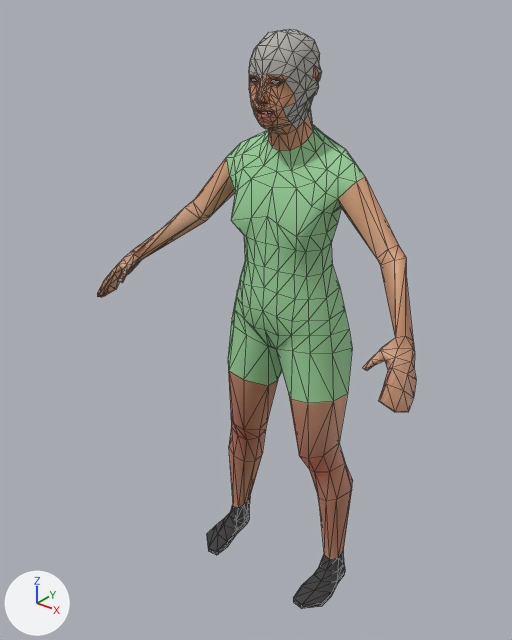
Before and after pictures for a commit that changed the glTF model assets/world/aerobics_2.far.glb.
The view is the same before and after, from a 50 mm lens placed at (0.891, -1.273, 1.464), pointed at (-0.041, -0.107, 0.742). The axes (+X, +Y, +Z) are drawn at lower left. The lights are the same throughout. The first picture is the older version. Mesh edges are drawn as thin lines. Vertices at exactly the same position are counted once.

Names of what the first picture shows: 'person_mesh'.
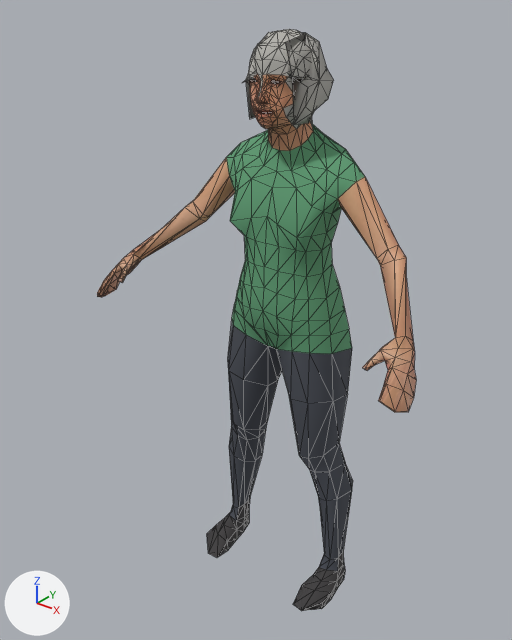
Changed parts and their boxes (x1, y1, x2, y2) in the pictures (512 x 640 px; the box of a moved part takes in the faces that stretch with it):
'person_mesh', reshaped: before (97, 29, 416, 609); after (97, 29, 416, 611)
part 1 of me_person_mesh, added: after (243, 33, 333, 125)
part 2 of me_person_mesh, moved or reshaped: before (277, 188, 326, 252); after (278, 188, 326, 252)
part 3 of me_person_mesh, moved or reshaped: before (231, 179, 251, 236); after (230, 179, 251, 236)
part 4 of me_person_mesh, moved or reshaped: before (293, 572, 345, 609); after (293, 572, 345, 611)
part 5 of me_person_mesh, moved or reshaped: before (207, 516, 249, 555); after (207, 516, 249, 557)
part 6 of me_person_mesh, recoloured (green to dark grey): (228, 321, 352, 403) in both
part 7 of me_person_mesh, recoloured (darker): (226, 125, 365, 354) in both
part 8 of me_person_mesh, recoloured: (230, 505, 338, 571) in both
part 9 of me_person_mesh, recoloured: before (312, 65, 319, 81)
part 10 of me_person_mesh, recoloured (brown to dark grey): (228, 368, 353, 559) in both

Edits to the bpy script that builds the scene:
```text
Add mat_color_mindfront_female_trousers_1:
    mat_color_mindfront_female_trousers_1 = principled_material('color_mindfront_female_trousers_1')
    mat_color_mindfront_female_trousers_1.base_color = (0.0685, 0.0762, 0.0953)  # dark grey #4a4e57
    mat_color_mindfront_female_trousers_1.roughness = 0.9
Add mat_color_world_t_shirt:
    mat_color_world_t_shirt = principled_material('color_world_t_shirt')
    mat_color_world_t_shirt.base_color = (0.114, 0.342, 0.175)  # green #5f9e74
    mat_color_world_t_shirt.roughness = 0.9
Change me_person_mesh:
    verts and faces of me_person_mesh; kept vertices keep their numbers, new ones are numbered from 838
    remove me_person_mesh.from_pydata(...)  # 838 vertices, 1644 faces; spans x -0.423..0.423, y -0.287..0.068, z 0.008..1.37
    add me_person_mesh.from_pydata(...)  # 789 vertices, 1554 faces; spans x -0.423..0.423, y -0.287..0.068, z 0.0..1.37
    me_person_mesh part 1: a new loose piece of 29 vertices spanning x -0.079..0.08, y -0.141..0.019, z 1.197..1.365, in mat_color_bob02 (grey #b4b2ac)
    me_person_mesh part 2
    add verts[187] = (0.107, -0.111, 0.979)  # moved, pixel (310, 236)
    add verts[188] = (0.09, -0.138, 0.981)  # moved, pixel (296, 237)
    me_person_mesh part 3
    add verts[299] = (-0.107, -0.111, 0.979)  # moved
    add verts[300] = (-0.09, -0.138, 0.981)  # moved, pixel (229, 220)
    me_person_mesh part 4
    add verts[373] = (0.131, -0.169, 0.0)  # moved, pixel (292, 604)
    add verts[374] = (0.161, -0.173, 0.0)  # moved, pixel (301, 610)
    add verts[391] = (0.164, 0.013, 0.0)  # moved
    add verts[398] = (0.138, -0.043, 0.0)  # moved
    add verts[392] = (0.149, -0.004, 0.0)  # moved
    add verts[401] = (0.2, -0.096, 0.0)  # moved, pixel (330, 599)
    add verts[393] = (0.125, -0.13, 0.0)  # moved
    add verts[394] = (0.131, -0.169, 0.0)  # moved, pixel (293, 604)
    add verts[402] = (0.16, -0.173, 0.0)  # moved, pixel (301, 610)
    add verts[395] = (0.192, -0.05, 0.0)  # moved, pixel (337, 587)
    add verts[396] = (0.189, -0.017, 0.0)  # moved, pixel (343, 579)
    add verts[397] = (0.133, -0.082, 0.0)  # moved
    add verts[399] = (0.144, -0.023, 0.0)  # moved
    add verts[400] = (0.198, -0.136, 0.0)  # moved, pixel (321, 608)
    me_person_mesh part 5
    add verts[415] = (-0.161, -0.173, 0.0)  # moved, pixel (208, 553)
    add verts[416] = (-0.131, -0.169, 0.0)  # moved, pixel (217, 557)
    add verts[433] = (-0.149, -0.004, 0.0)  # moved, pixel (249, 522)
    add verts[442] = (-0.2, -0.096, 0.0)  # moved
    add verts[434] = (-0.164, 0.013, 0.0)  # moved, pixel (249, 517)
    add verts[440] = (-0.138, -0.043, 0.0)  # moved, pixel (243, 531)
    add verts[435] = (-0.131, -0.169, 0.0)  # moved, pixel (216, 557)
    add verts[444] = (-0.16, -0.173, 0.0)  # moved, pixel (208, 553)
    add verts[436] = (-0.125, -0.13, 0.0)  # moved, pixel (227, 550)
    add verts[437] = (-0.189, -0.017, 0.0)  # moved
    add verts[438] = (-0.192, -0.05, 0.0)  # moved
    add verts[439] = (-0.133, -0.082, 0.0)  # moved, pixel (236, 539)
    add verts[441] = (-0.144, -0.023, 0.0)  # moved, pixel (246, 526)
    add verts[443] = (-0.198, -0.136, 0.0)  # moved, pixel (207, 540)
    me_person_mesh part 6: 40 faces spanning x -0.16..0.16, y -0.117..0.066, z 0.55..0.704 switch from mat_color_female_casualsuit02 (green #9bd39a) to mat_color_mindfront_female_trousers_1 (dark grey #4a4e57)
    me_person_mesh part 7: 348 faces spanning x -0.176..0.176, y -0.138..0.068, z 0.652..1.188 switch from mat_color_female_casualsuit02 (green #9bd39a) to mat_color_world_t_shirt (green #5f9e74)
    me_person_mesh part 8: 8 faces spanning x -0.186..0.186, y -0.073..-0.038, z 0.052..0.092 switch from mat_color_shoes05 (dark grey #3e3c3d) to mat_color_mindfront_female_trousers_1 (dark grey #4a4e57)
    me_person_mesh part 9: 34 faces spanning x -0.073..0.073, y -0.098..-0.01, z 1.183..1.308 switch from mat_skin (picture img_image_1) to mat_color_bob02 (grey #b4b2ac)
    me_person_mesh part 10: 128 faces spanning x -0.193..0.193, y -0.117..0.033, z 0.088..0.582 switch from mat_skin (picture img_image_1) to mat_color_mindfront_female_trousers_1 (dark grey #4a4e57)
    other edits to the shape of me_person_mesh do not show in these pictures
```
